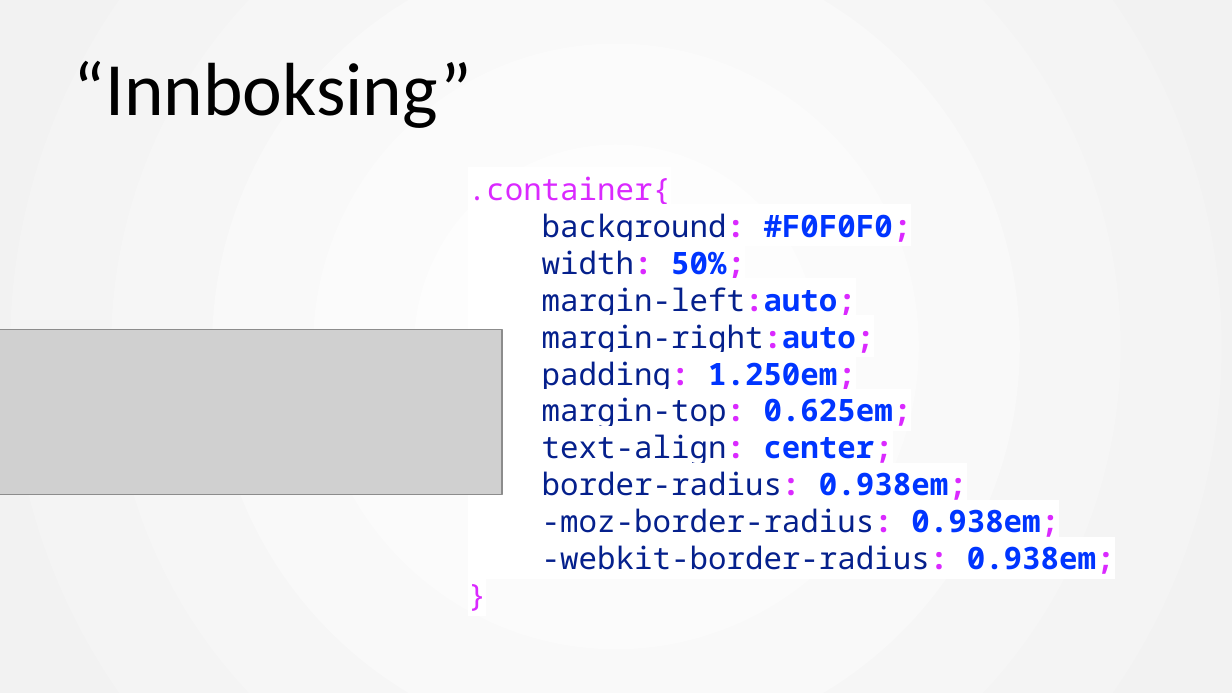
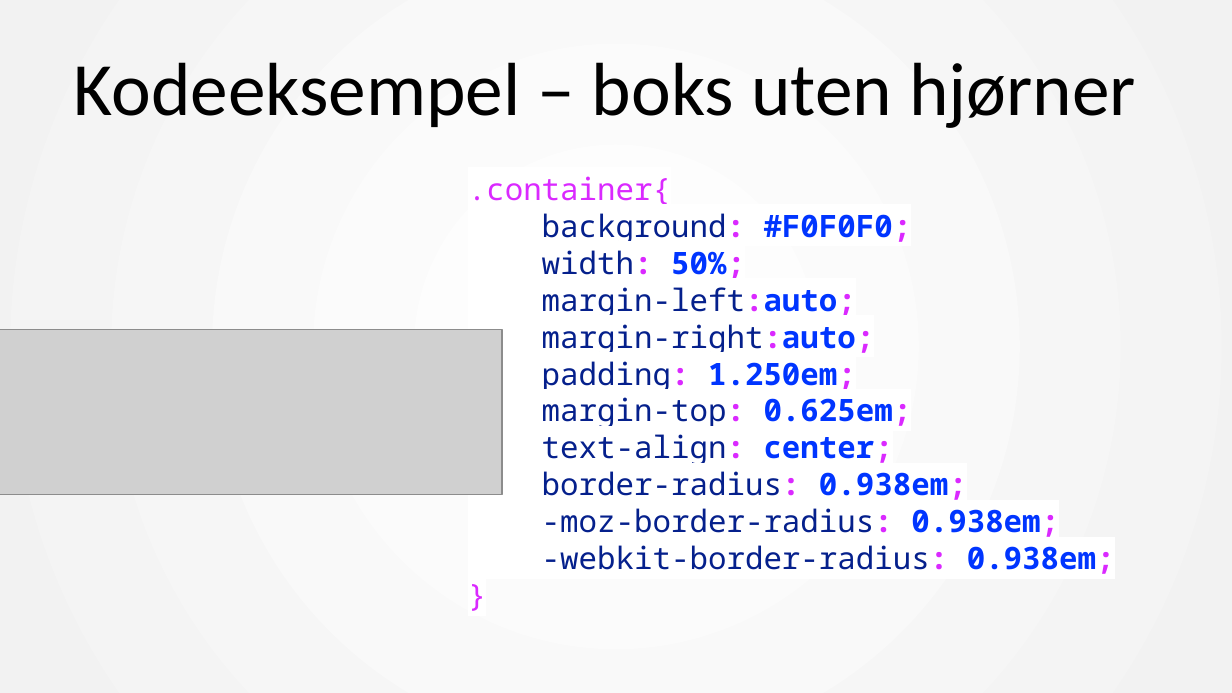
Before and after one commit to mesan/css-kurs, a slide deck: slide 20 of Foiler/1. CSS basic.pptx. Drawn at 1232x693 pixels with LibreOffice and Linux fonts; fonts in the diff are those of the drawing; grey boxes stand for pictures. Boxes give left, top, right and bottom in pixels: in the first picture for what was removed or moved away, otherwise in the second. Text is boxed around its words. In the diff, an @@ line names an element or a change of style, - is before the commit and + after.

```diff
--- a/Foiler/1. CSS basic.pptx
+++ b/Foiler/1. CSS basic.pptx
@@ title at (74, 62, 1136, 128): text changed @@
-“Innboksing”
+Kodeeksempel – boks uten hjørner
```
Also in this commit, not shown: 13 other slides changed, 7 slides added, 5 slides removed, 7 other files.
